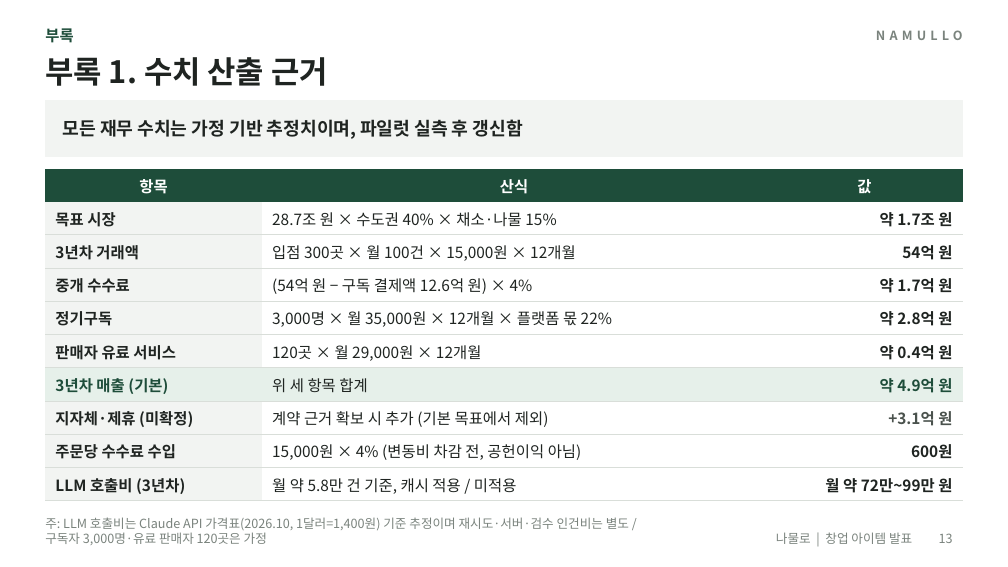
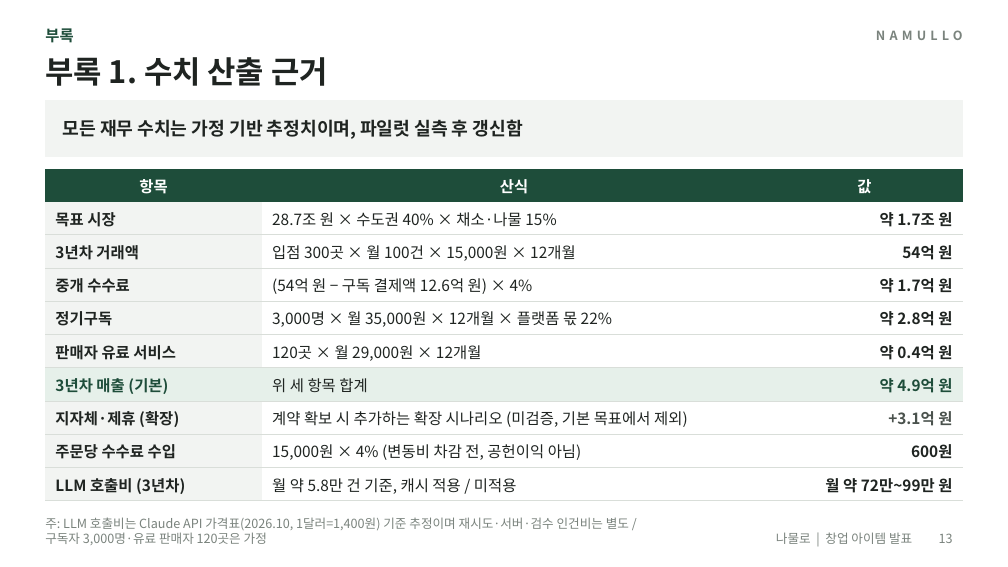
Before and after one commit to yonghoon7153-source/Yonghoon-DEM-DFT, a slide deck: slide 13 of namul-platform/02_발표자료_나물로.pptx. Drawn at 1008x567 pixels with LibreOffice and Linux fonts; fonts in the diff are those of the drawing. Boxes give left, top, right and bottom in pixels: in the first picture for what was removed or moved away, otherwise in the second. Text is boxed around its words. In the diff, an @@ line names an element or a change of style, - is before the commit and + after.

```diff
--- a/namul-platform/02_발표자료_나물로.pptx
+++ b/namul-platform/02_발표자료_나물로.pptx
@@ table at [45, 169, 963, 499] @@
-row 8, column 1: 지자체·제휴 (미확정)
+row 8, column 1: 지자체·제휴 (확장)
-row 8, column 2: 계약 근거 확보 시 추가 (기본 목표에서 제외)
+row 8, column 2: 계약 확보 시 추가하는 확장 시나리오 (미검증, 기본 목표에서 제외)
```
Also in this commit, not shown: 10 other slides changed, 19 other files.
